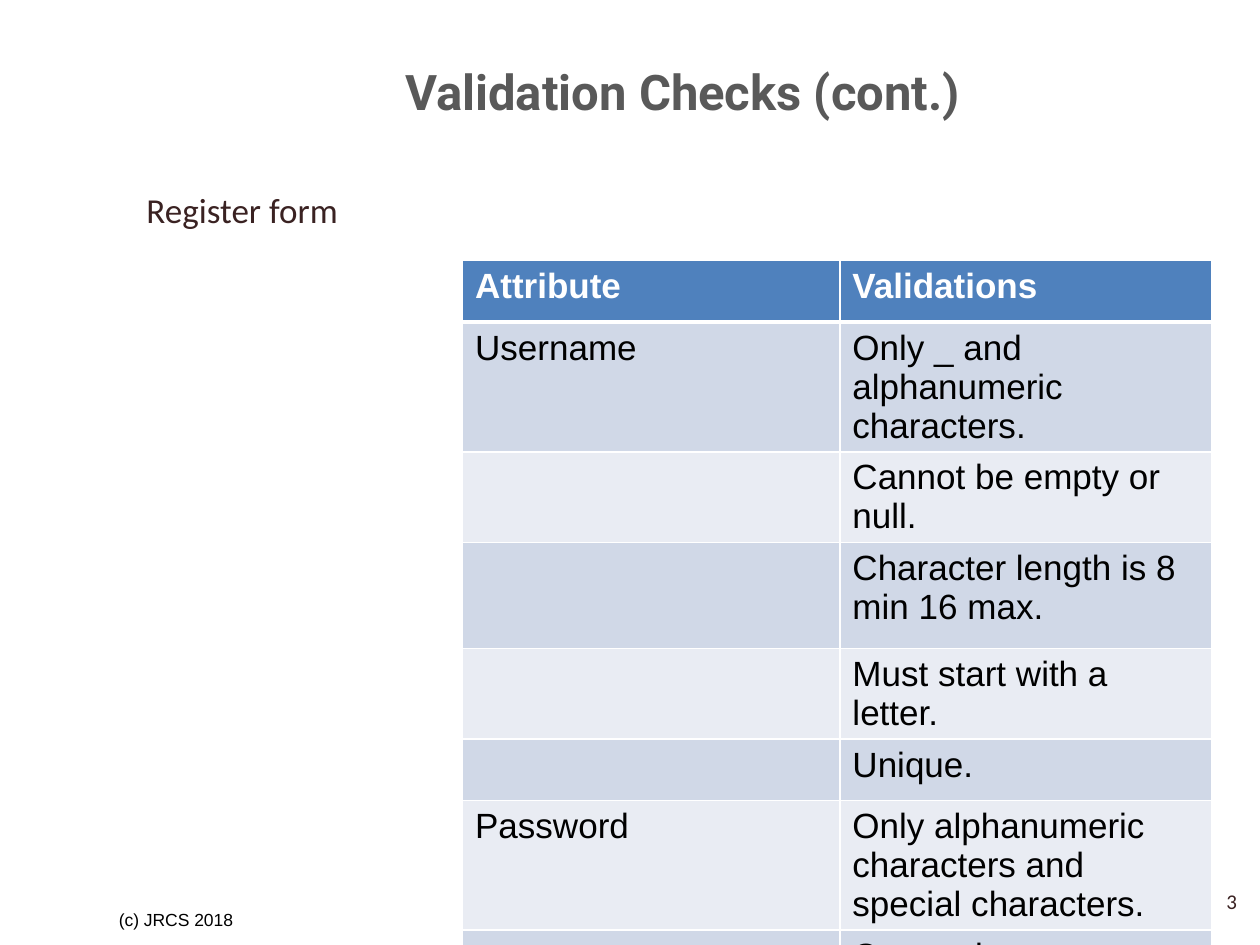
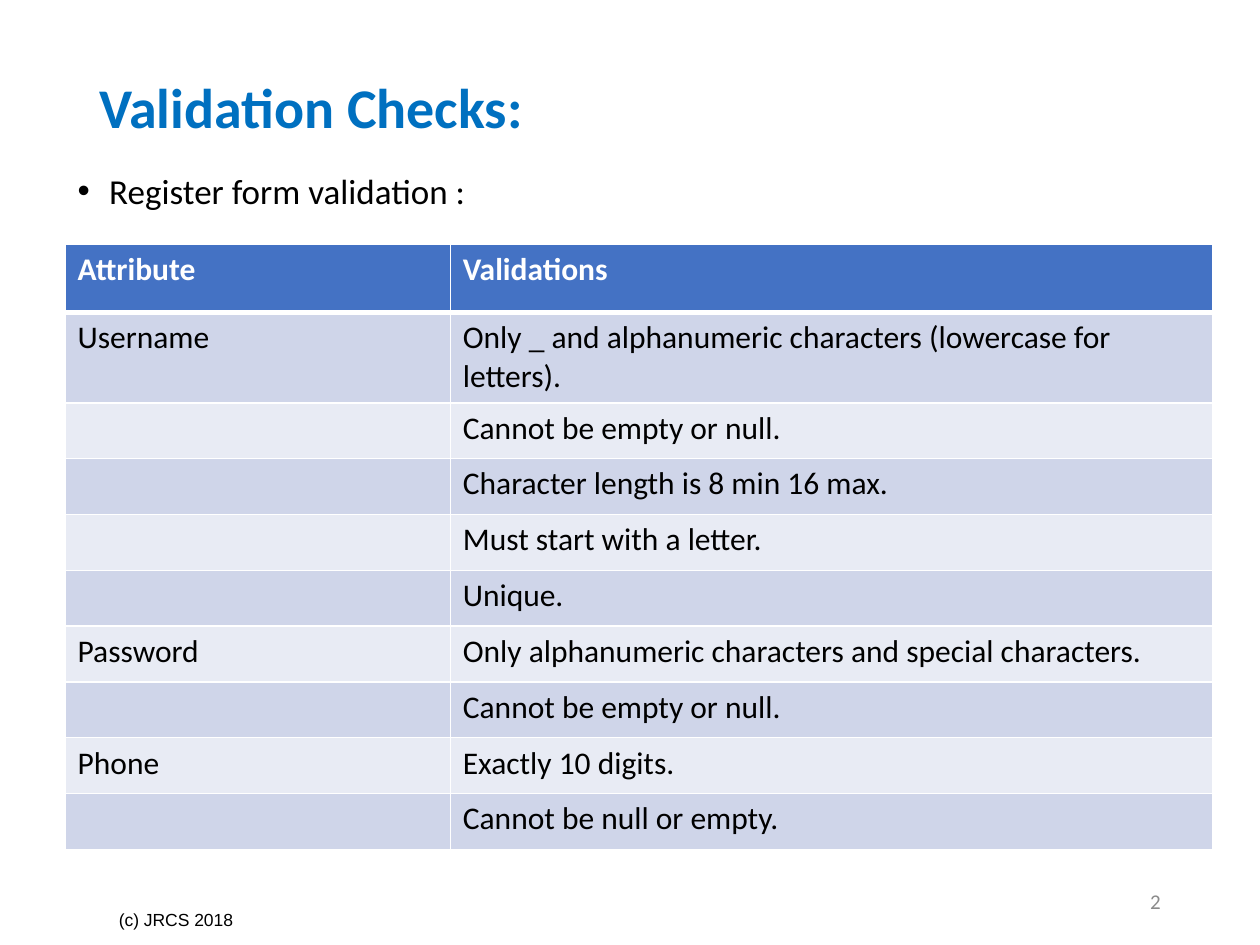
Before and after one commit to SrihariShastry/UTA_Parking, a slide deck: slide 2 of Project_Analysis_Team_3/Validation Checks and Rules Tables.pptx (slide 3 before the commit). Drawn at 1260x945 pixels with LibreOffice and Linux fonts; fonts in the diff are those of the drawing; background and template pictures are left out. Boxes give left, top, right and bottom in pixels: in the first picture for what was removed or moved away, otherwise in the second. Text is boxed around its words. In the diff, an @@ line names an element or a change of style, - is before the commit and + after.

Commit message:
Reviewed validations and rules ppt

```diff
--- a/Project_Analysis_Team_3/Validation Checks and Rules Tables.pptx
+++ b/Project_Analysis_Team_3/Validation Checks and Rules Tables.pptx
@@ title at [99,88,522,129]: text changed; size 28 to 32 pt; font Roboto to Calibri; text colour #595959 to #0070C0 @@
-Validation Checks (cont.)
+Validation Checks:
@@ text at [109,179,447,210]: text changed; text colour #3A2222 to #000000 @@
-Register form
+• Register form validation :
@@ table at [66,244,1213,849] @@
-row 2, column 2: Only _ and alphanumeric characters.
+row 2, column 2: Only _ and alphanumeric characters (lowercase for letters).
+row 9: Phone | Exactly 10 digits.
+row 10:  | Cannot be null or empty.
@@ table: place and size @@
-table at [462,261,1212,927]
+table at [66,244,1213,849]
@@ page number at [1150,895,1161,909]: text changed; text colour #3A2222 to #8C8C8C @@
-3
+2
```
Also in this commit, not shown: 10 other slides changed, 11 slides added, 13 slides removed, 9 other files.
